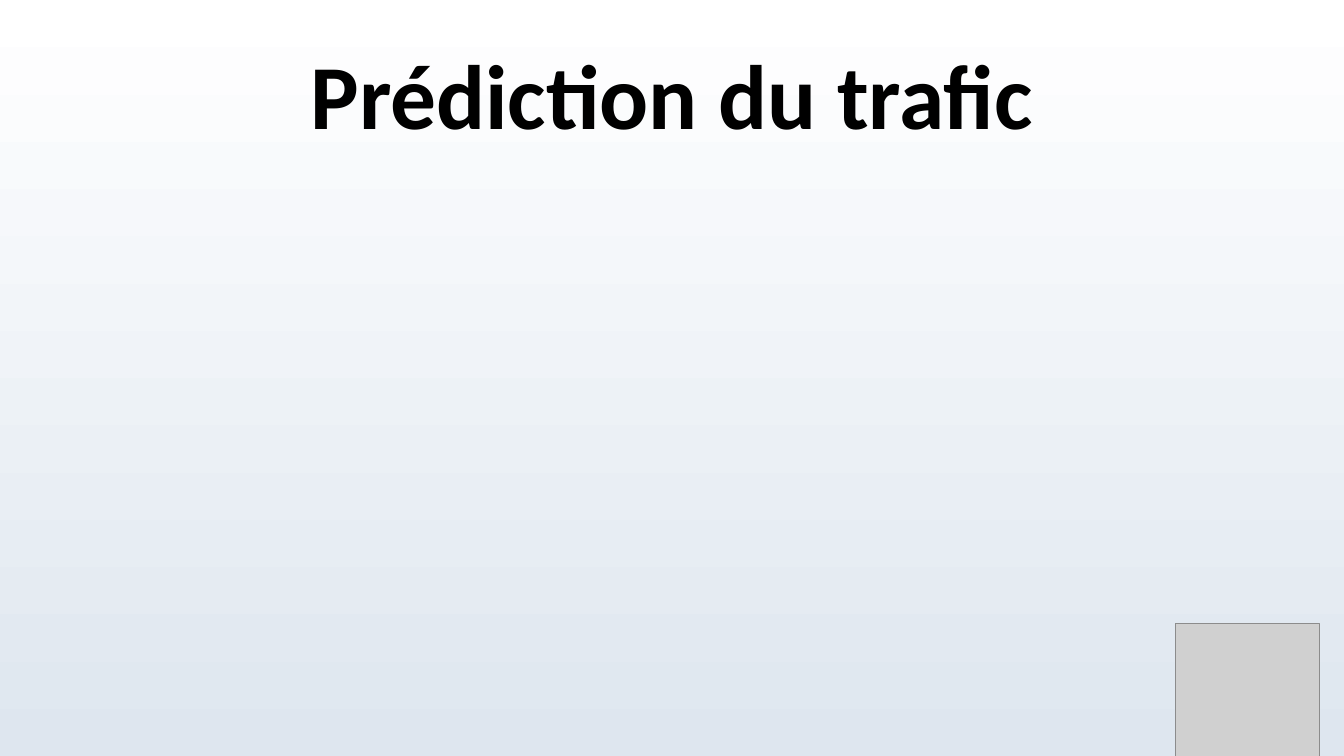
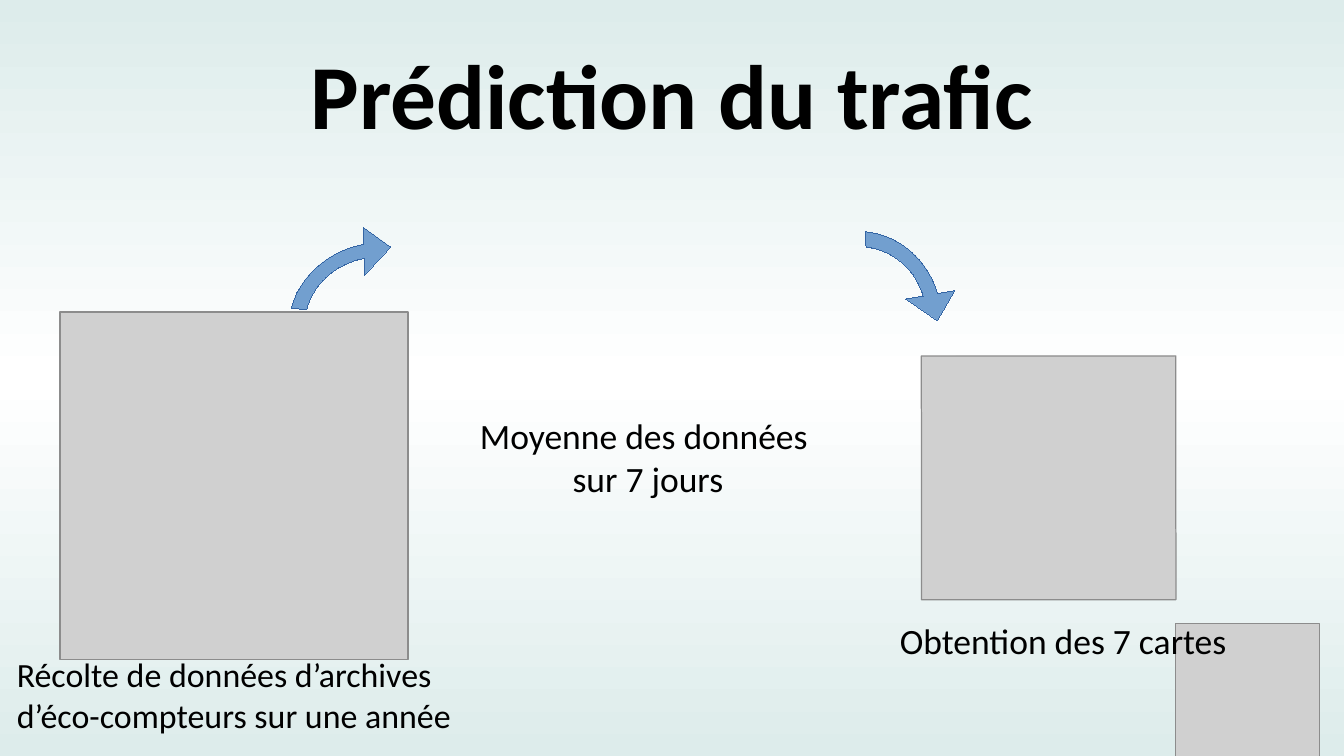
Before and after one commit to DamienMariac/HAX712X, a slide deck: slide 4 of slides/Présentation_bikemap.odp. Drawn at 1344x756 pixels with LibreOffice and Linux fonts; fonts in the diff are those of the drawing; grey boxes stand for pictures. Boxes give left, top, right and bottom in pixels: in the first picture for what was removed or moved away, otherwise in the second. Text is boxed around its words. In the diff, an @@ line names an element or a change of style, - is before the commit and + after.

```diff
--- a/slides/Présentation_bikemap.odp
+++ b/slides/Présentation_bikemap.odp
@@ background gradient #FFFFFF to #DEE6EF to gradient #DDECEB to #FFFFFF @@
@@ freeform shape added at (768, 204, 971, 409), fill #729FCF, outline #3465A4 0 pt @@
@@ freeform shape added at (265, 216, 466, 408), fill #729FCF, outline #3465A4 0 pt @@
@@ picture added at (60, 312, 407, 660) @@
@@ picture added at (922, 356, 1177, 600) @@
@@ text added at (480, 424, 808, 498), 21 pt, text #000000 @@
+Moyenne des données
+sur 7 jours
@@ text added at (900, 624, 1226, 662), 21 pt, text #000000 @@
+Obtention des 7 cartes
@@ text added at (17, 659, 451, 734), 20 pt, text #000000 @@
+● Récolte de données d’archives
+  d’éco-compteurs sur une année
```
Also in this commit, not shown: 7 other slides changed, 3 slides added, 3 slides removed.
